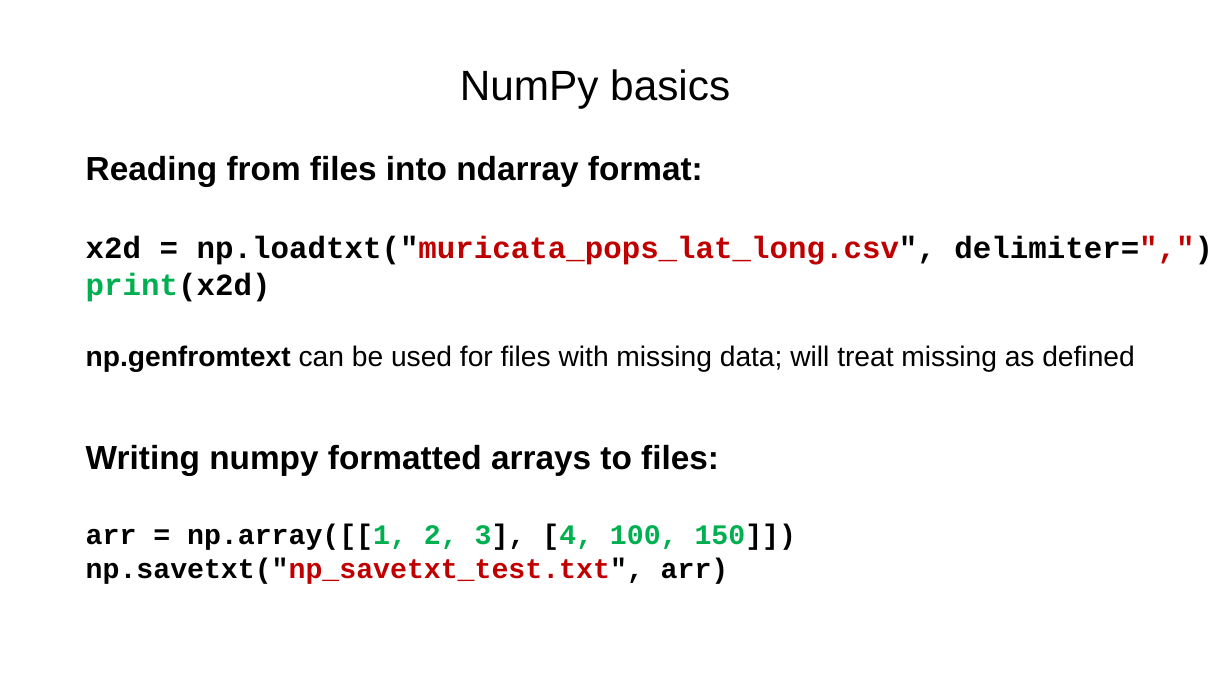
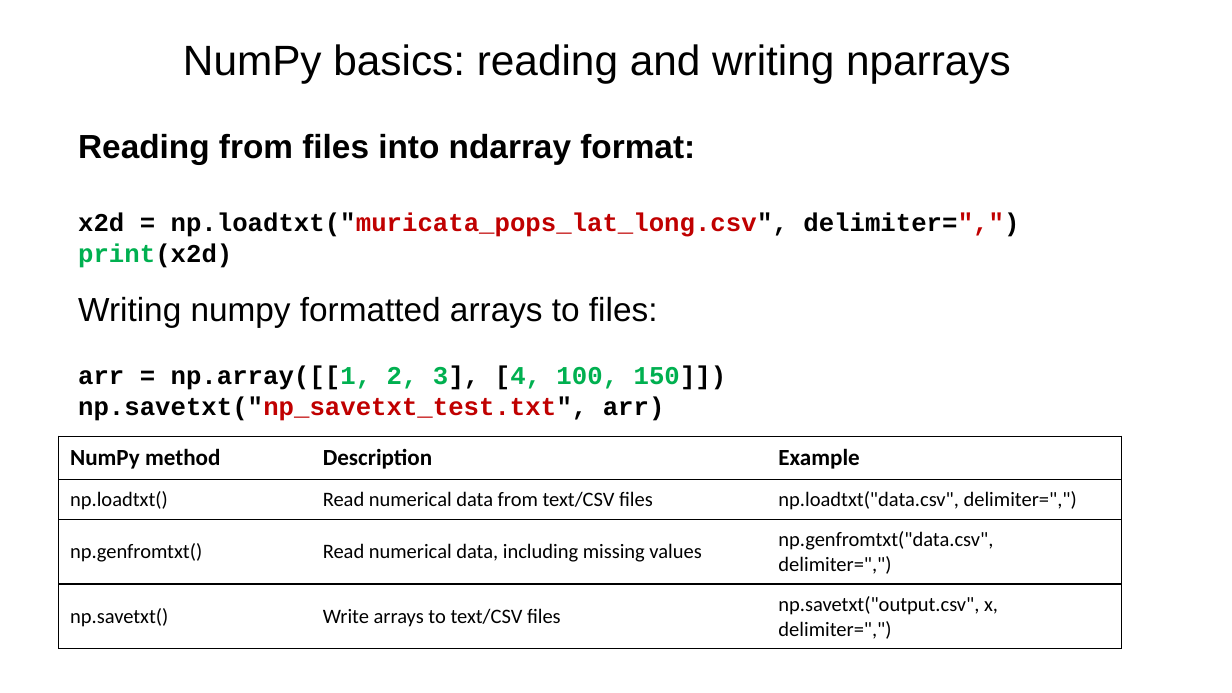
Before and after one commit to tparchman/F26_BIOL792, a slide deck: slide 17 of week11_python_pandas_numpyI/python11_numpy_pandas.pptx (slide 15 before the commit). Drawn at 1232x693 pixels with LibreOffice and Linux fonts; fonts in the diff are those of the drawing. Boxes give left, top, right and bottom in pixels: in the first picture for what was removed or moved away, otherwise in the second. Text is boxed around its words. In the diff, an @@ line names an element or a change of style, - is before the commit and + after.

```diff
--- a/week11_python_pandas_numpyI/python11_numpy_pandas.pptx
+++ b/week11_python_pandas_numpyI/python11_numpy_pandas.pptx
@@ text at box(183, 44, 1011, 83): text changed @@
-NumPy basics
+NumPy basics: reading and writing nparrays
@@ text "Reading from files into ndarray ...": place and size @@
-text "Reading from files into ndarray ..." at box(86, 155, 1213, 372)
+text "Reading from files into ndarray ..." at box(78, 133, 1019, 268)
@@ text at box(78, 212, 1019, 268): size 24 to 20 pt in "x2d = np.loadtxt("muricata_pops_lat_long.csv", delimiter="," ...", "print(x2d)" @@
@@ text "Writing numpy formatted arrays to ...": place and size @@
-text "Writing numpy formatted arrays to ..." at box(86, 444, 797, 584)
+text "Writing numpy formatted arrays to ..." at box(78, 296, 727, 421)
@@ text "Writing numpy formatted arrays to ..." at box(78, 296, 727, 421): bold off in "Writing numpy formatted arrays to files:"; size 22 to 20 pt in "arr = np.array([[1, 2, 3], [4, 100, ...", "np.savetxt("np_savetxt_test.txt", arr)" @@
@@ text at box(86, 345, 1134, 372): paragraph removed @@
-np.genfromtext can be used for files with missing data; will treat missing as defined
@@ table added at box(58, 436, 1120, 649), 4 rows, 3 columns @@
+NumPy method | Description | Example
+np.loadtxt() | Read numerical data from text/CSV files | np.loadtxt("data.csv", delimiter=",")
+np.genfromtxt() | Read numerical data, including missing values | np.genfromtxt("data.csv", delimiter=",")
+np.savetxt() | Write arrays to text/CSV files | np.savetxt("output.csv", x, delimiter=",")
```
Also in this commit, not shown: 6 other slides changed, 8 slides added, 6 slides removed, 1 other file.
